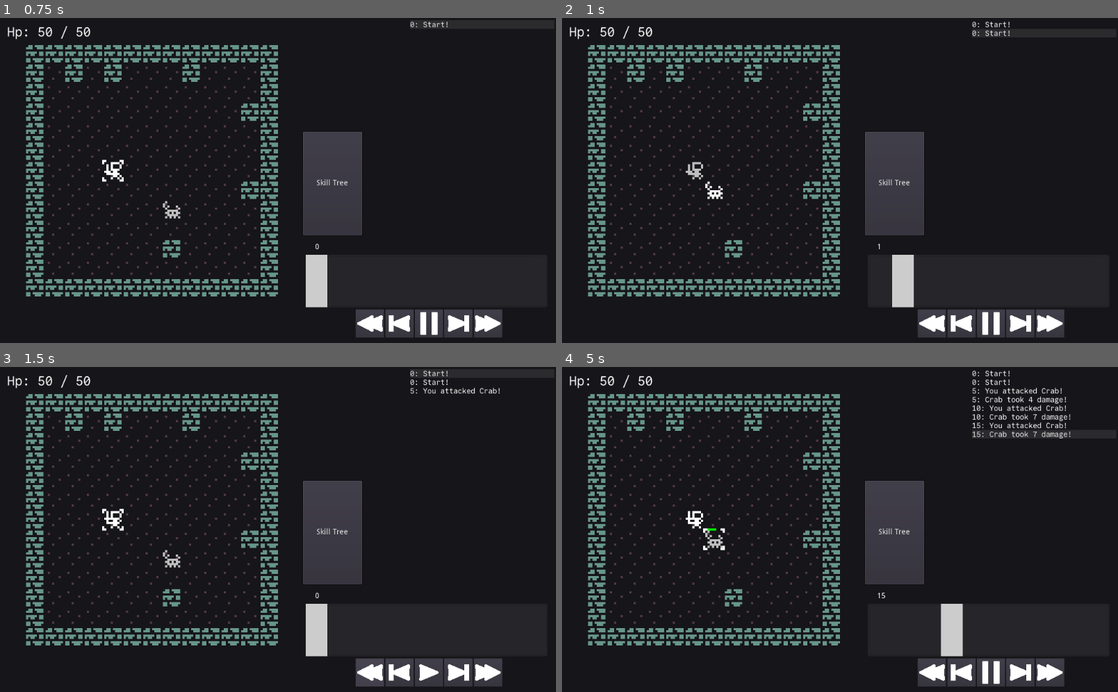
Above: before the commit, frames 1-4 (two rows, left to right).
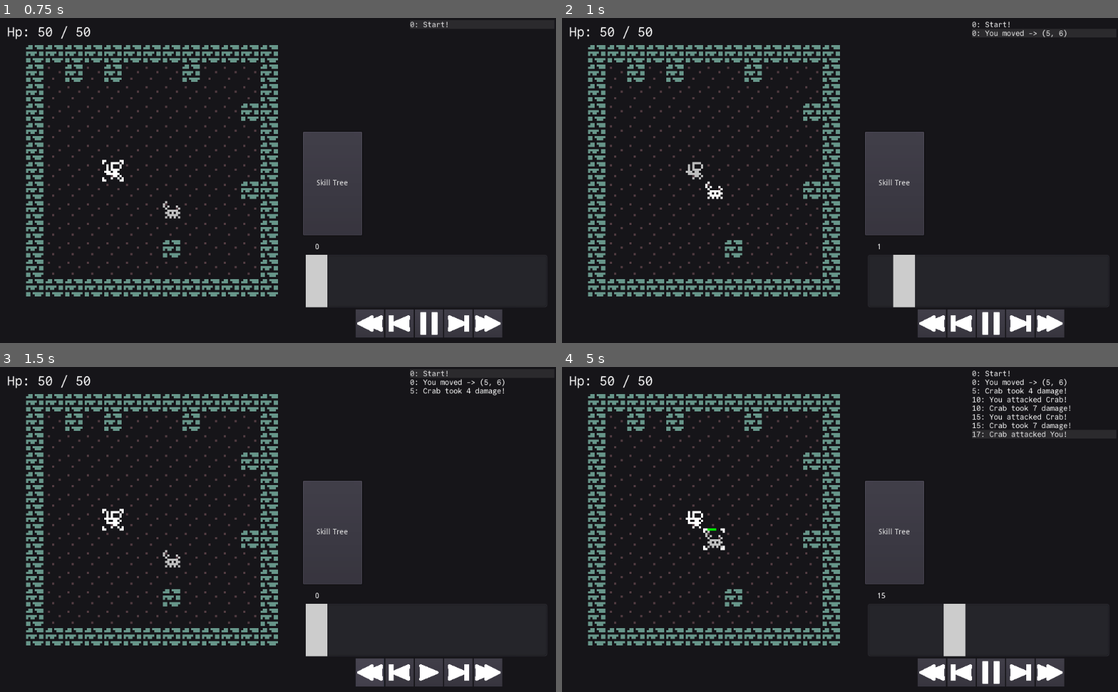
Above: after the commit, the same moments.

Repository: redxaxder/7DRL2024
Game: Godot game, scene res://main.tscn
The game is run twice, just before and just after one commit, with the same random seed, the same clock (stepped at 60 frames per second) and the same inputs.
Inputs (mouse positions are in pixels of both pictures, inside the frame that each line leads up to):
- Up to frame 1 (0.75 s): click "GO" at 0.5 s
- Up to frame 2 (1 s): no input
- Up to frame 3 (1.5 s): click (372, 672) at 1.25 s
- Up to frame 4 (5 s): click (934, 672) at 2 s; click (990, 672) at 2.75 s; click (1017, 672) at 3.5 s; click (990, 672) at 4.25 s

Frame 1 is identical in both runs. In frame 2, 0.2% of the frame differs, in the area x 59-91%, y 3-90%; in frame 3, 0.2%; in frame 4, 1.1%, in the area x 68-92%, y 3-90%.

Commit message:
dont "start!" twice

Diff:
--- a/playback/ViewHistory.gd
+++ b/playback/ViewHistory.gd
@@ -58,7 +58,6 @@
 	max_cursor = 0
 	map = _map
 
-	add_log_message("0: Start!", 0)
 	var history_amount = history.size() - 1
 	for i in history_amount:
 		var event = history.get_event(i)
